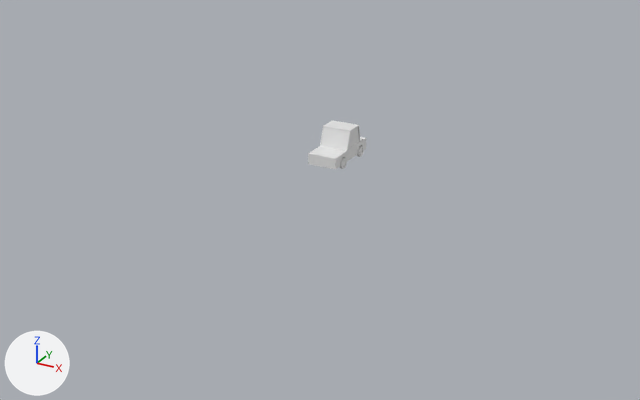
One commit to the Blender file car.blend: the scene before it, then after it.
One viewpoint serves both versions: a camera (50 mm lens) standing at (25.6, -49.0, 20.7) and looking at (0.0, -2.5, -2.6). The lights are fixed; the arrows at lower left show +X, +Y and +Z.

Names of what the first picture shows: 'car body', 'wheel'.
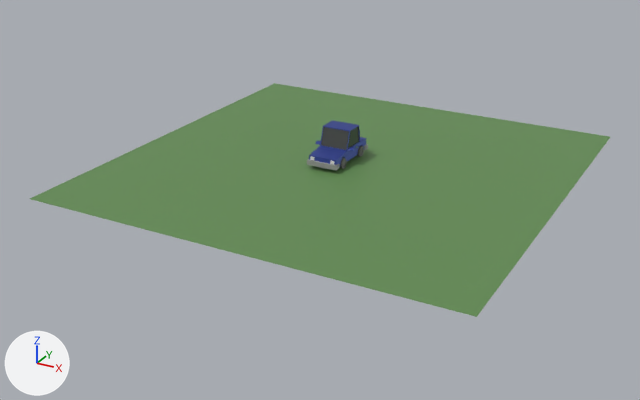
Location of each change, [x1, y1, x2, y2] in pixels of the pictures (640 x 400 px):
'Plane', added (green)
    after: [30, 83, 610, 317]
'car body', reshaped
    before: [308, 120, 366, 170]
    after: [309, 120, 366, 167]
'Cube', added
    after: [307, 159, 339, 170]
'Cube.004', now drawn
    after: [310, 156, 335, 164]
part 1 of me_cube, built on
    before: [308, 146, 347, 170]
    after: [309, 146, 347, 167]
part 2 of me_cube, recoloured (white to blue)
    both: [320, 120, 366, 161]
part 3 of me_cube, recoloured (white to grey)
    both: [321, 127, 359, 150]

The change, as a list of edits to the scene's bpy script:
```text
Add mat_material_001:
    mat_material_001 = principled_material('Material.001')
    mat_material_001.base_color = (0.0605, 0.0653, 0.0631)  # dark grey #464847
    mat_material_001.roughness = 0.0605
Add mat_car_blue:
    mat_car_blue = principled_material('car blue')
    mat_car_blue.base_color = (0.0434, 0.0732, 0.364)  # blue #3b4ca3
    mat_car_blue.metallic = 0.561
    mat_car_blue.roughness = 0.462
Add mat_green_land:
    mat_green_land = principled_material('green land')
    mat_green_land.base_color = (0.122, 0.263, 0.0837)  # green #628c52
Add mat_grey_light:
    mat_grey_light = principled_material('grey light')
    mat_grey_light.base_color = (0.319, 0.319, 0.319)  # grey #999999
Change me_cube:
    used by ob_car_body; location = (0.0, 0.0, 0.0)
    remove me_cube.from_pydata(...)  # 132 vertices, 91 faces; spans x -1.0..1.0, y -2.22..2.22, z -0.37..1.64
    add me_cube.from_pydata(...)  # 140 vertices, 99 faces; spans x -1.0..1.0, y -2.22..2.22, z -0.37..1.64
    me_cube part 1
    2 vertices are removed from x -1.0..1.0, y -2.22, z 0.37
    4 faces are deleted
    10 vertices are added at x -1.0..1.0, y -2.22..-2.09, z -0.36..0.21
    12 new faces join them, mat_car_blue (blue #3b4ca2)
    me_cube part 2: 83 faces spanning x -1.0..1.0, y -2.22..2.22, z -0.37..1.64 switch from mat_material (white #e7e7e7) to mat_car_blue (blue #3b4ca2)
    me_cube part 3: 4 faces spanning x -0.95..0.95, y -0.59..1.28, z 0.41..1.6 switch from mat_material (white #e7e7e7) to mat_material_001 (dark grey #464847)
Add me_plane:
    me_plane.from_pydata([(-1.0, -1.0, 0.0), (1.0, -1.0, 0.0), (-1.0, 1.0, 0.0), (1.0, 1.0, 0.0)], [], [(0, 1, 3, 2)])
    me_plane.materials.append(mat_green_land)  # green #628c52
Add me_cube_001:
    me_cube_001.from_pydata(...)  # a box spanning x -1.0..1.0, y -1.0..1.0, z -1.0..1.0
    me_cube_001.materials.append(mat_grey_light)  # grey #999999
Add ob_plane:
    ob_plane = bpy.data.objects.new('Plane', me_plane)
    ob_plane.location = (0.84, -0.54, -0.67)
    ob_plane.scale = (14.1, 14.1, 14.1)
Add ob_cube:
    ob_cube = bpy.data.objects.new('Cube', me_cube_001)
    ob_cube.location = (0.01, -2.09, -0.23)
    ob_cube.scale = (1.08, 0.208, 0.16)
```
